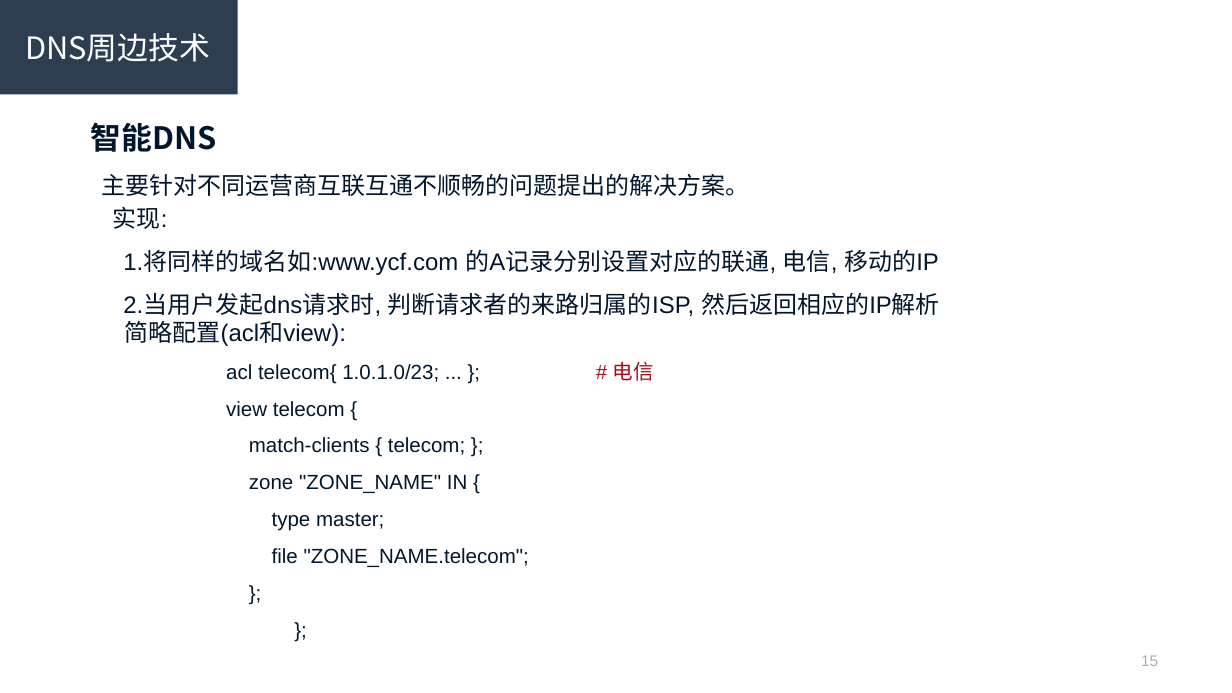
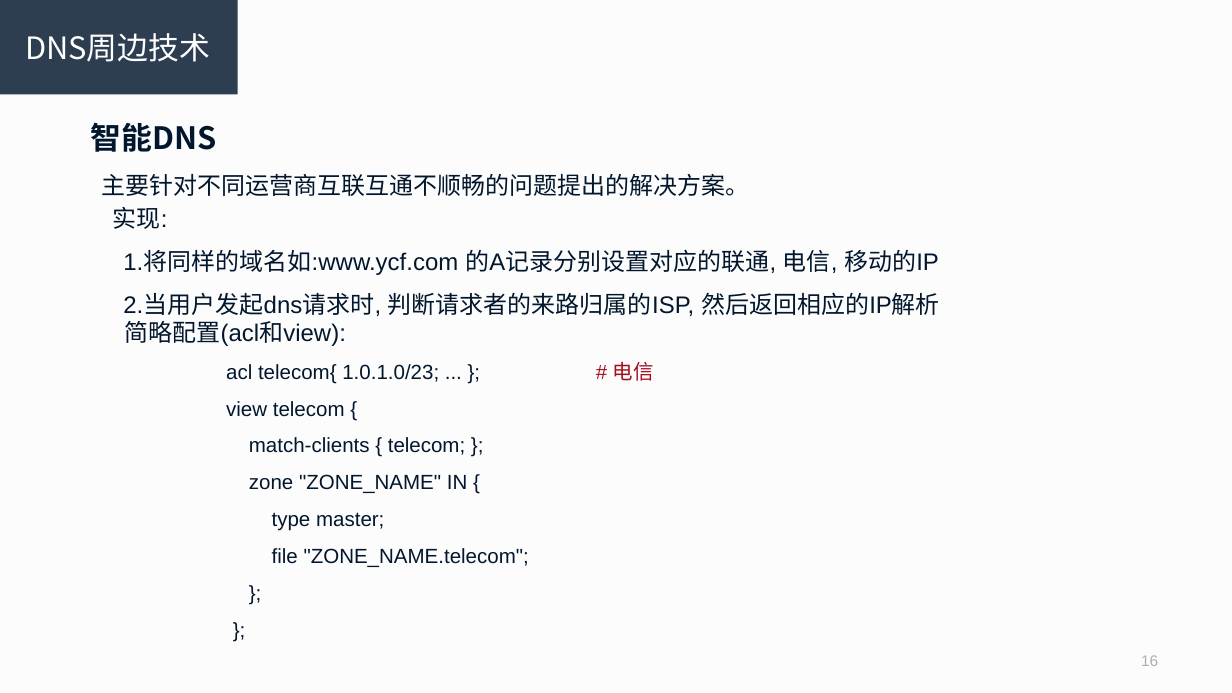
Before and after one commit to R-Lin/Simple_scripts, a slide deck: slide 16 of dns.ppt (slide 15 before the commit). Drawn at 1232x693 pixels with LibreOffice and Linux fonts; fonts in the diff are those of the drawing. Boxes give left, top, right and bottom in pixels: in the first picture for what was removed or moved away, otherwise in the second. Text is boxed around its words. In the diff, an @@ line names an element or a change of style, - is before the commit and + after.

```diff
--- a/dns.ppt
+++ b/dns.ppt
@@ background #FFFFFF to #FCFCFC @@
@@ text "简略配置(acl和view):" at [124, 321, 654, 567]: indent changed @@
```
Also in this commit, not shown: 3 other slides changed, 1 slide added.
